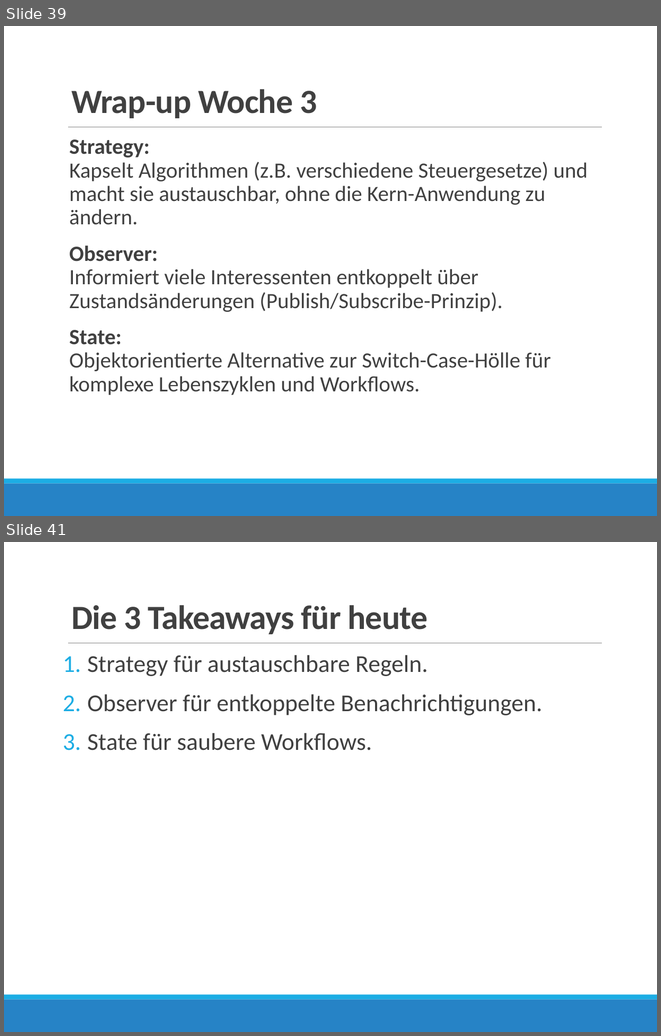
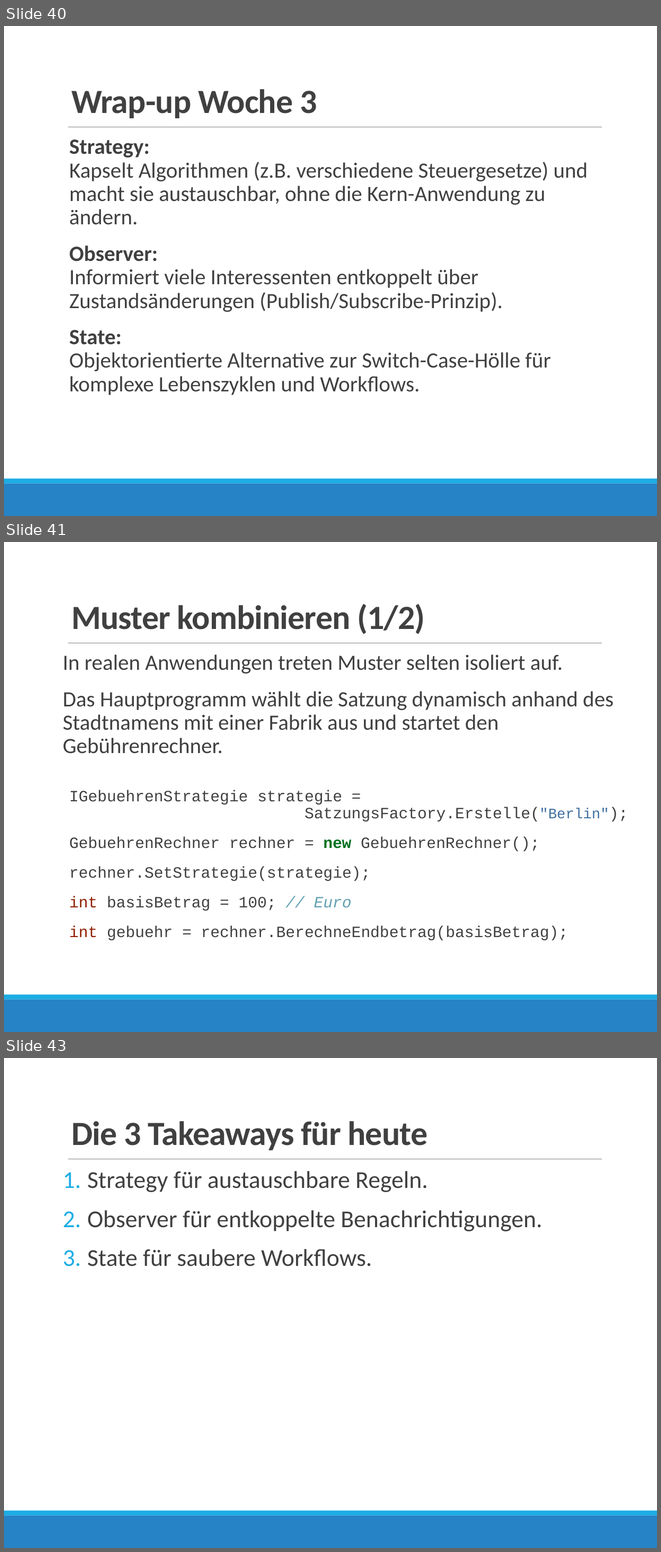
Before and after one commit to borleias/VIB_OOP_Neuplanung, a slide deck: Woche_3_DesignPatterns_II/03_Design_Patterns_II_v01.pptx. Shown one above the other, each under a label of ours: slides 39 and 41 before the commit, slides 40, 41 and 43 after it; the slides between them are not shown. The pictures are 661x1036 and 661x1552 pixels, drawn with LibreOffice and Linux fonts; fonts in the diff are those of the drawing. Boxes give left, top, right and bottom in pixels: in the first picture for what was removed or moved away, otherwise in the second. Text is boxed around its words. In the diff, an @@ line names an element or a change of style, - is before the commit and + after.

```diff
--- a/Woche_3_DesignPatterns_II/03_Design_Patterns_II_v01.pptx
+++ b/Woche_3_DesignPatterns_II/03_Design_Patterns_II_v01.pptx
@@ slide 41 added at (4, 542, 657, 1032), background #FFFFFF; not listed: 3 template elements that a slide beside it also shows @@
@@ title added at (71, 604, 425, 634), 28 pt, text #404040, bold @@
+Muster kombinieren (1/2)
@@ text added at (63, 654, 614, 940), 13 pt, text #404040 @@
+In realen Anwendungen treten Muster selten isoliert auf.
+Das Hauptprogramm wählt die Satzung dynamisch anhand des Stadtnamens mit einer Fabrik aus und startet den Gebührenrechner.
+IGebuehrenStrategie strategie =
+SatzungsFactory.Erstelle("Berlin");
+GebuehrenRechner rechner = new GebuehrenRechner();
+rechner.SetStrategie(strategie);
+int basisBetrag = 100; // Euro
+int gebuehr = rechner.BerechneEndbetrag(basisBetrag);
@@ what was slide 39 is now slide 40 @@
@@ what was slide 41 is now slide 43 @@
```
Also in this commit, not shown: 7 slides changed, 2 other slides added, 1 slide removed, 15 other files.
